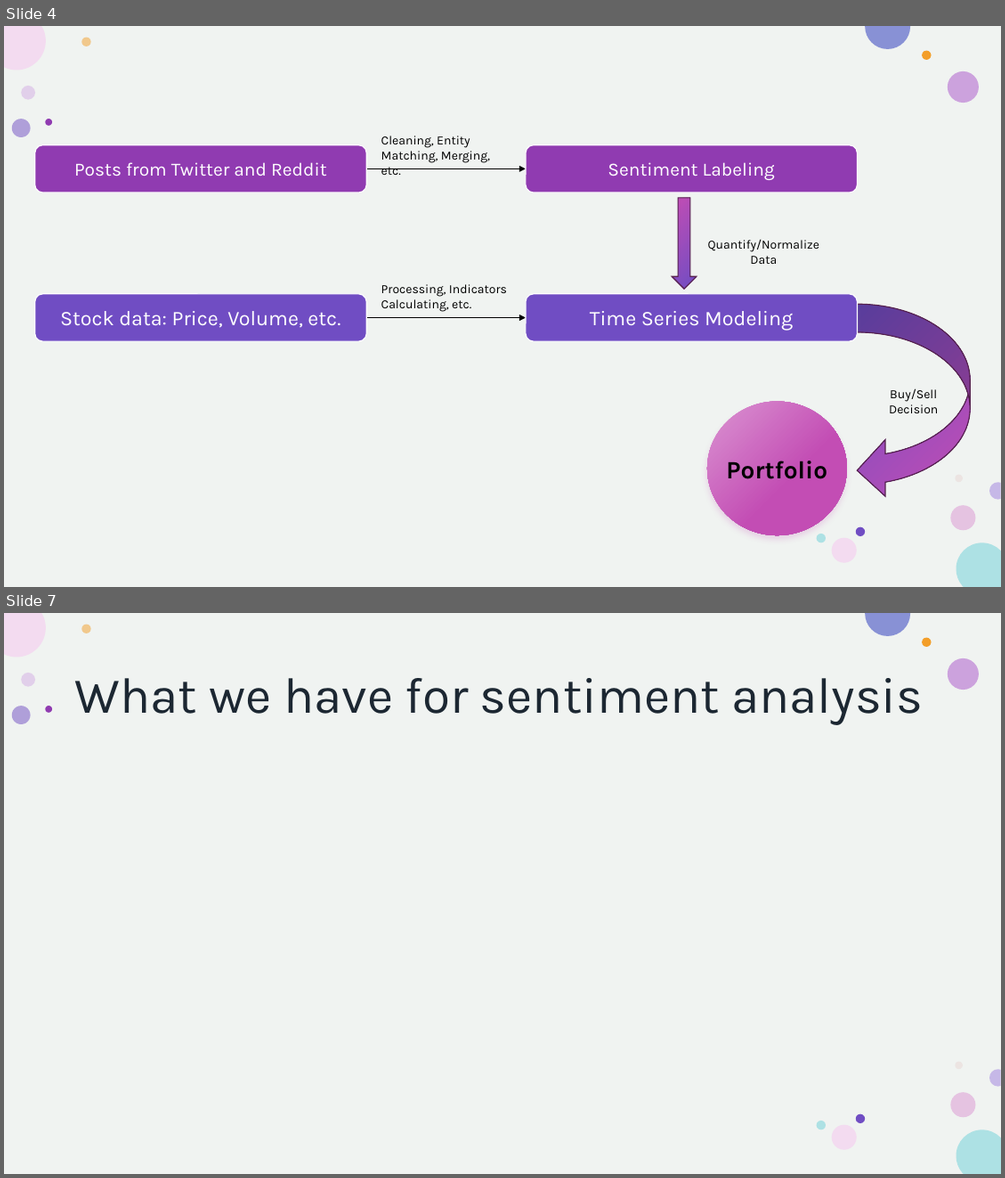
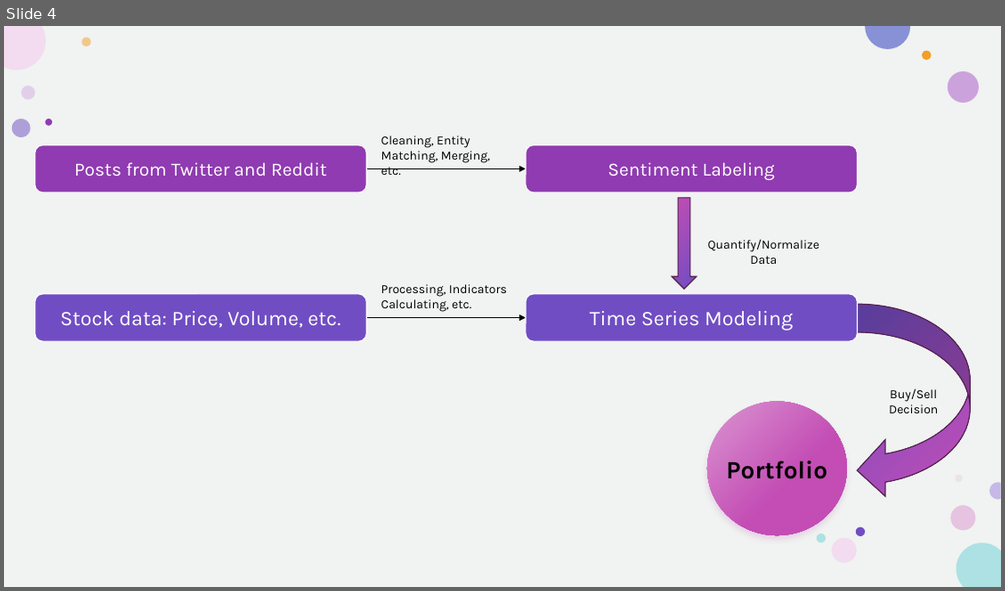
Before and after one commit to howie-zeng/Analyzing-Retail-Sentiment-and-Detecting-Trading-Signals, a slide deck: Presentation.pptx. Shown one above the other, each under a label of ours: slides 4 and 7 before the commit, slide 4 after it; the slides between them are not shown. The pictures are 1005x1178 and 1005x591 pixels, drawn with LibreOffice and Linux fonts; fonts in the diff are those of the drawing. Boxes give left, top, right and bottom in pixels: in the first picture for what was removed or moved away, otherwise in the second. Text is boxed around its words. In the diff, an @@ line names an element or a change of style, - is before the commit and + after.

```diff
--- a/Presentation.pptx
+++ b/Presentation.pptx
@@ slide 7 removed at (4, 613, 1001, 1174), background #FFFFFF; not listed: 16 template elements that a slide beside it also shows @@
@@ title removed at (75, 678, 922, 725) @@
-What we have for sentiment analysis
```
Also in this commit, not shown: 4 slides changed, 5 slides added, 1 other slide removed, 29 other files.
